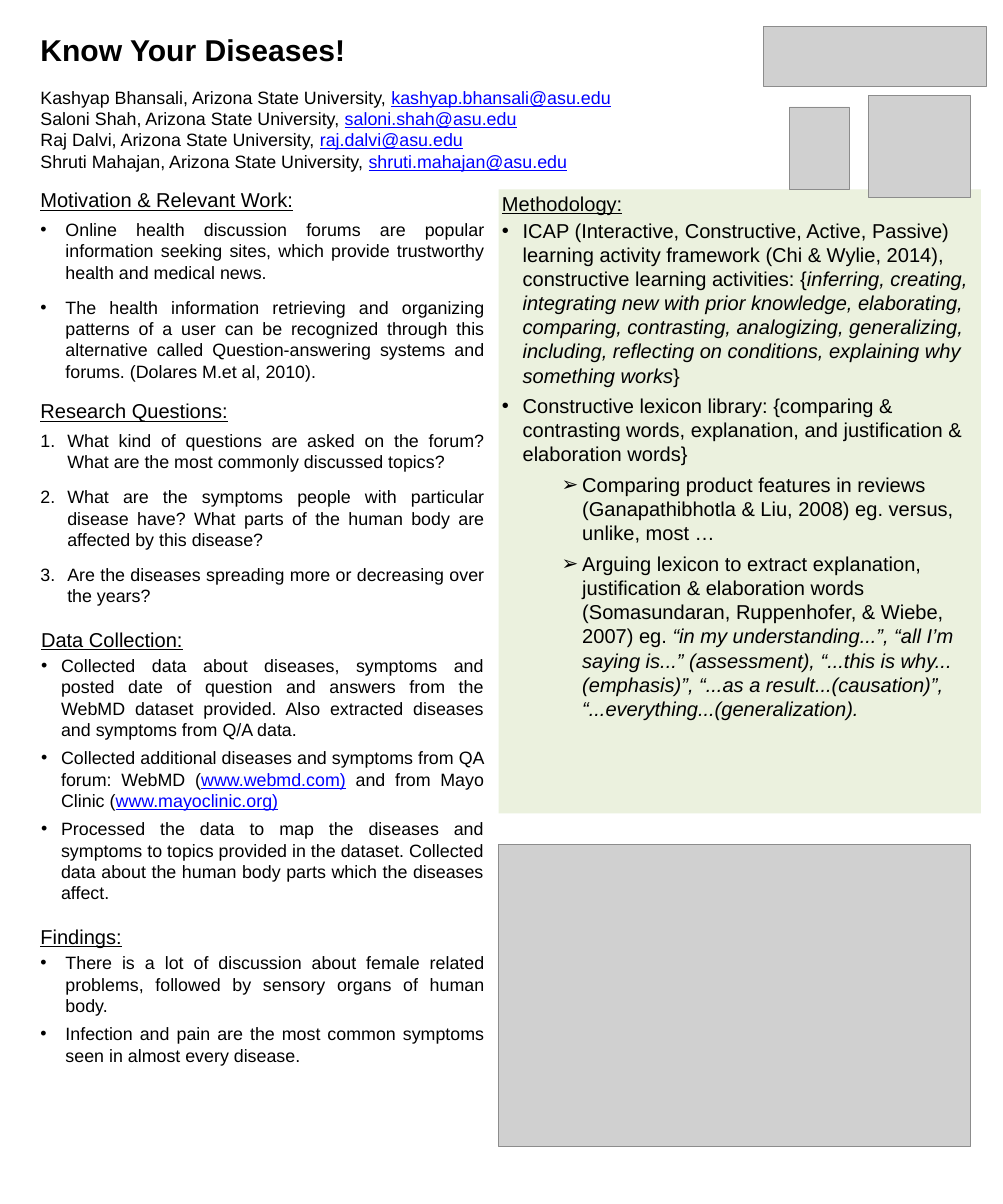
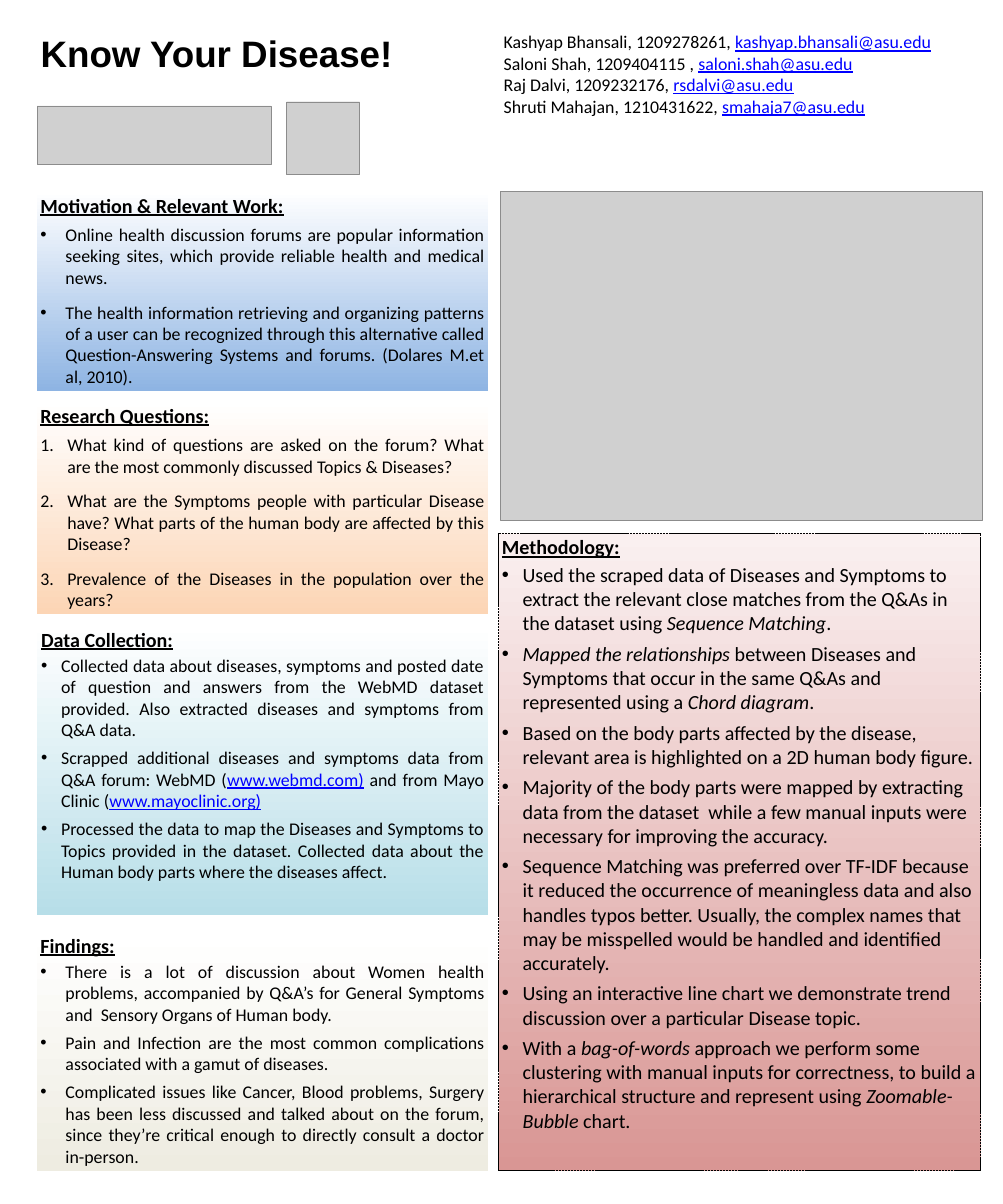
Before and after one commit to saloni29993/DataViz-WebMD, a slide deck: slide 1 of poster_v1.pptx. Drawn at 1003x1204 pixels with LibreOffice and Linux fonts; fonts in the diff are those of the drawing; grey boxes stand for pictures. Boxes give left, top, right and bottom in pixels: in the first picture for what was removed or moved away, otherwise in the second. Text is boxed around its words. In the diff, an @@ line names an element or a change of style, - is before the commit and + after.

Commit message:
Updated Poster

```diff
--- a/poster_v1.pptx
+++ b/poster_v1.pptx
@@ picture removed at box(763, 26, 986, 86) @@
@@ text at box(41, 40, 392, 68): text changed; size 54 to 66 pt @@
-Know Your Diseases!
+Know Your Disease!
@@ text at box(504, 35, 931, 116): text changed; font Arial to Calibri @@
-Kashyap Bhansali, Arizona State University, kashyap.bhansali@asu.edu
-Saloni Shah, Arizona State University, saloni.shah@asu.edu
-Raj Dalvi, Arizona State University, raj.dalvi@asu.edu
-Shruti Mahajan, Arizona State University, shruti.mahajan@asu.edu
+Kashyap Bhansali, 1209278261, kashyap.bhansali@asu.edu
+Saloni Shah, 1209404115 , saloni.shah@asu.edu
+Raj Dalvi, 1209232176, rsdalvi@asu.edu
+Shruti Mahajan, 1210431622, smahaja7@asu.edu
@@ picture added at box(37, 106, 271, 164) @@
@@ picture added at box(286, 102, 359, 175) @@
@@ picture removed at box(790, 107, 850, 189) @@
@@ picture removed at box(869, 95, 971, 197) @@
@@ rectangle "Motivation & Relevant Work:": place and size @@
-rectangle "Motivation & Relevant Work:" at box(40, 192, 484, 382)
+rectangle "Motivation & Relevant Work:" at box(37, 191, 488, 390)
@@ rectangle "Motivation & Relevant Work:" at box(37, 191, 488, 390): fill none to gradient #FFFFFF to #8EB4E3 @@
@@ text in rectangle at box(40, 199, 283, 216): font Arial to Calibri, bold on in "Motivation & Relevant Work:" @@
@@ picture: place and size @@
-picture at box(499, 845, 971, 1146)
+picture at box(500, 191, 983, 520)
@@ text in rectangle at box(65, 228, 485, 386): text changed; font Arial to Calibri @@
-• Online health discussion forums are popular information seeking sites, which provide trustworthy health and medical news.
-• The health information retrieving and organizing patterns of a user can be recognized through this alternative called Question-answering systems and forums. (Dolares M.et al, 2010).
+• Online health discussion forums are popular information seeking sites, which provide reliable health and medical news.
+• The health information retrieving and organizing patterns of a user can be recognized through this alternative called Question-Answering Systems and forums. (Dolares M.et al, 2010).
@@ rectangle "Research Questions:": place and size @@
-rectangle "Research Questions:" at box(40, 403, 484, 606)
+rectangle "Research Questions:" at box(37, 402, 488, 614)
@@ rectangle "Research Questions:" at box(37, 402, 488, 614): fill none to gradient #FFFFFF to #FCD5B5 @@
@@ text in rectangle at box(40, 409, 209, 426): font Arial to Calibri, bold on in "Research Questions:" @@
@@ text in rectangle at box(67, 438, 484, 609): text changed; font Arial to Calibri @@
-1. What kind of questions are asked on the forum? What are the most commonly discussed topics?
-2. What are the symptoms people with particular disease have? What parts of the human body are affected by this disease?
-3. Are the diseases spreading more or decreasing over the years?
+1. What kind of questions are asked on the forum? What are the most commonly discussed Topics & Diseases?
+2. What are the Symptoms people with particular Disease have? What parts of the human body are affected by this Disease?
+3. Prevalence of the Diseases in the population over the years?
@@ rectangle "Methodology:": place and size @@
-rectangle "Methodology:" at box(499, 189, 981, 813)
+rectangle "Methodology:" at box(499, 533, 981, 1170)
@@ rectangle "Methodology:" at box(499, 533, 981, 1170): fill #EBF1DE to gradient #FAF0F0 to #D99694; outline none to #000000 0.75 pt dashed @@
@@ text in rectangle at box(502, 540, 620, 558): font Arial to Calibri, bold on in "Methodology:" @@
@@ text in rectangle at box(523, 568, 976, 1128): text changed; font Arial to Calibri @@
-• ICAP (Interactive, Constructive, Active, Passive) learning activity framework (Chi & Wylie, 2014), constructive learning activities: {inferring, creating, integrating new with prior knowledge, elaborating, comparing, contrasting, analogizing, generalizing, including, reflecting on conditions, explaining why something works}
-• Constructive lexicon library: {comparing & contrasting words, explanation, and justification & elaboration words}
-  ➢ Comparing product features in reviews (Ganapathibhotla & Liu, 2008) eg. versus, unlike, most …
-  ➢ Arguing lexicon to extract explanation, justification & elaboration words (Somasundaran, Ruppenhofer, & Wiebe, 2007) eg. “in my understanding...”, “all I’m saying is...” (assessment), “...this is why...(emphasis)”, “...as a result...(causation)”, “...everything...(generalization).
+• Used the scraped data of Diseases and Symptoms to extract the relevant close matches from the Q&As in the dataset using Sequence Matching.
+• Mapped the relationships between Diseases and Symptoms that occur in the same Q&As and represented using a Chord diagram.
+• Based on the body parts affected by the disease, relevant area is highlighted on a 2D human body figure.
+• Majority of the body parts were mapped by extracting data from the dataset while a few manual inputs were necessary for improving the accuracy.
+• Sequence Matching was preferred over TF-IDF because it reduced the occurrence of meaningless data and also handles typos better. Usually, the complex names that may be misspelled would be handled and identified accurately.
+• Using an interactive line chart we demonstrate trend discussion over a particular Disease topic.
+• With a bag-of-words approach we perform some clustering with manual inputs for correctness, to build a hierarchical structure and represent using Zoomable-Bubble chart.
@@ rectangle "Data Collection:": place and size @@
-rectangle "Data Collection:" at box(41, 632, 485, 899)
+rectangle "Data Collection:" at box(37, 625, 488, 915)
@@ rectangle "Data Collection:" at box(37, 625, 488, 915): fill none to gradient #FFFFFF to #B7DEE8 @@
@@ text in rectangle at box(41, 633, 173, 650): font Arial to Calibri, bold on in "Data Collection:" @@
@@ text in rectangle at box(61, 659, 484, 881): text changed; font Arial to Calibri @@
-• Collected data about diseases, symptoms and posted date of question and answers from the WebMD dataset provided. Also extracted diseases and symptoms from Q/A data.
-• Collected additional diseases and symptoms from QA forum: WebMD (www.webmd.com) and from Mayo Clinic (www.mayoclinic.org)
-• Processed the data to map the diseases and symptoms to topics provided in the dataset. Collected data about the human body parts which the diseases affect.
+• Collected data about diseases, symptoms and posted date of question and answers from the WebMD dataset provided. Also extracted diseases and symptoms from Q&A data.
+• Scrapped additional diseases and symptoms data from Q&A forum: WebMD (www.webmd.com) and from Mayo Clinic (www.mayoclinic.org)
+• Processed the data to map the Diseases and Symptoms to Topics provided in the dataset. Collected data about the Human body parts where the diseases affect.
@@ rectangle "Findings:": place and size @@
-rectangle "Findings:" at box(40, 929, 485, 1066)
+rectangle "Findings:" at box(37, 931, 488, 1170)
@@ rectangle "Findings:" at box(37, 931, 488, 1170): fill none to gradient #FFFFFF to #EEECE1 @@
@@ text in rectangle at box(40, 939, 114, 957): font Arial to Calibri, bold on in "Findings:" @@
@@ text in rectangle at box(65, 965, 484, 1166): text changed; font Arial to Calibri @@
-• There is a lot of discussion about female related problems, followed by sensory organs of human body.
-• Infection and pain are the most common symptoms seen in almost every disease.
+• There is a lot of discussion about Women health problems, accompanied by Q&A’s for General Symptoms and Sensory Organs of Human body.
+• Pain and Infection are the most common complications associated with a gamut of diseases.
+• Complicated issues like Cancer, Blood problems, Surgery has been less discussed and talked about on the forum, since they’re critical enough to directly consult a doctor in-person.
```
